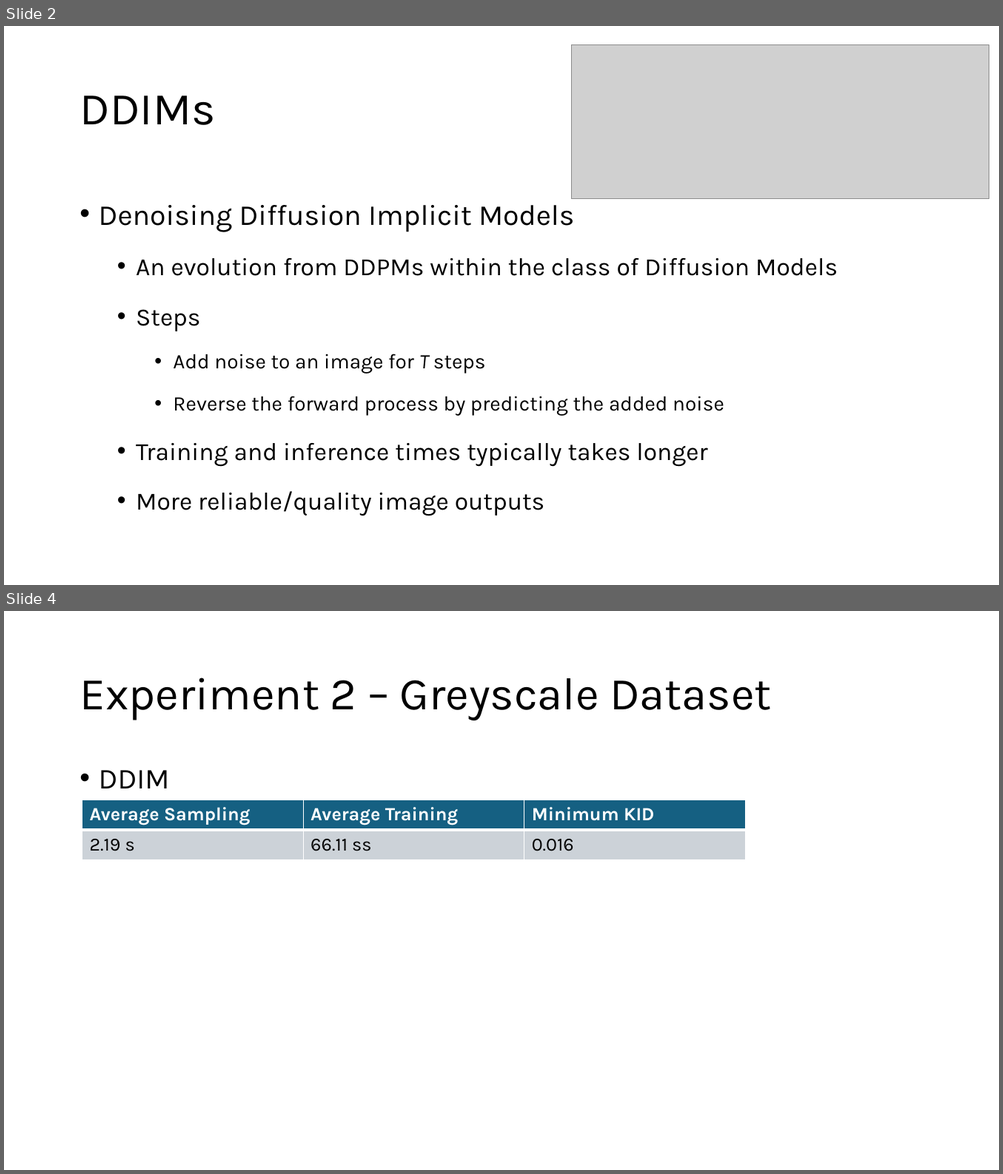
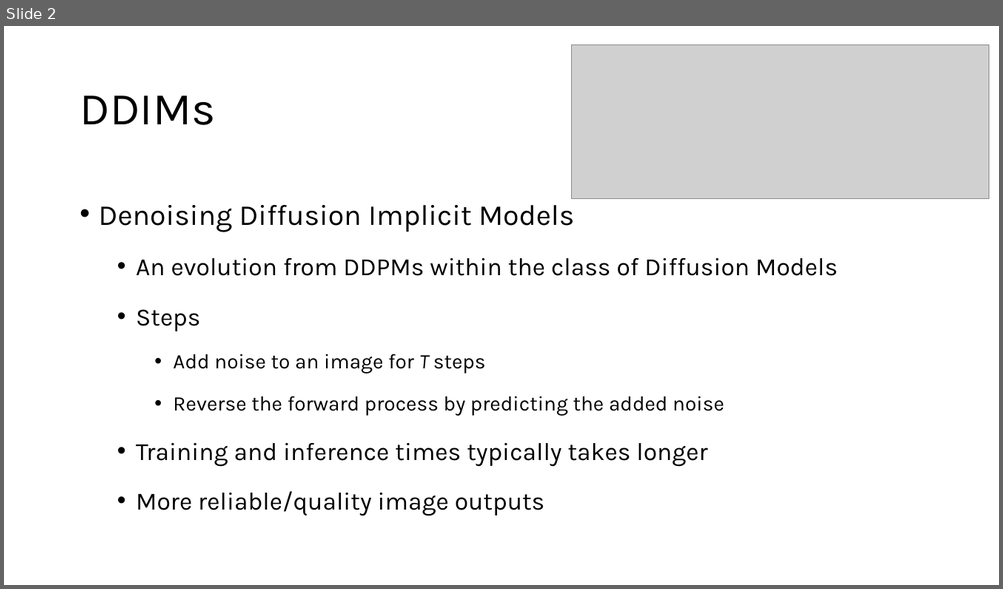
Before and after one commit to MMenser/DDIMvsGAN, a slide deck: Evaluating DDIMs in New Domains.pptx. Shown one above the other, each under a label of ours: slides 2 and 4 before the commit, slide 2 after it; the slides between them are not shown. The pictures are 1003x1174 and 1003x589 pixels, drawn with LibreOffice and Linux fonts; fonts in the diff are those of the drawing; grey boxes stand for pictures. Boxes give left, top, right and bottom in pixels: in the first picture for what was removed or moved away, otherwise in the second. Text is boxed around its words. In the diff, an @@ line names an element or a change of style, - is before the commit and + after.

```diff
--- a/Evaluating DDIMs in New Domains.pptx
+++ b/Evaluating DDIMs in New Domains.pptx
@@ slide 4 removed at [4, 611, 999, 1170], background #FFFFFF @@
@@ title removed at [79, 678, 771, 721] @@
-Experiment 2 – Greyscale Dataset
@@ text removed at [99, 770, 170, 789] @@
-• DDIM
@@ table removed at [82, 800, 745, 860], 2 rows, 3 columns @@
-Average Sampling | Average Training | Minimum KID
-2.19 s | 66.11 ss | 0.016
```
Also in this commit, not shown: 6 slides added, 1 other slide removed.
